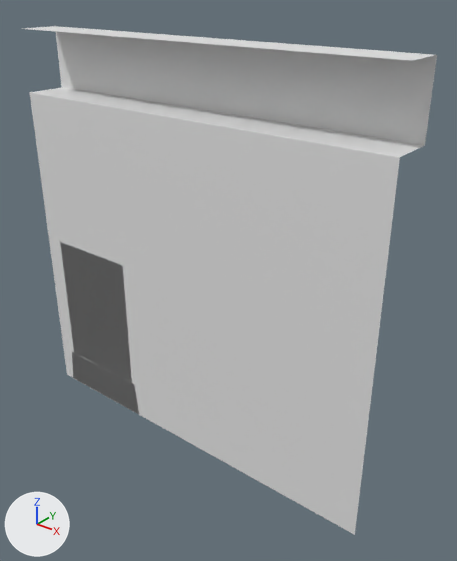
The FBX model SmugglerUnity/Assets/Models/urbanShops/wallAdsSide.fbx as it was, and as the next commit left it.
Rendered twice from a camera (50 mm lens) standing at (1.84, -4.74, 2.24) and looking at (0.14, -2.62, 0.92). The lights are fixed; the arrows at lower left show +X, +Y and +Z. Vertices at the same position are counted once.

Names of what the first picture shows: 'wallAdsSide'.
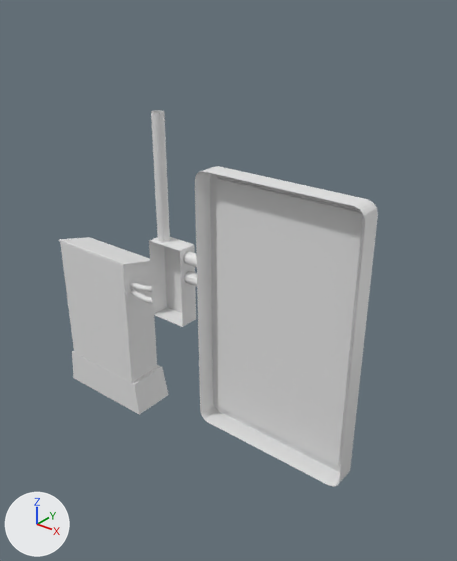
Where the change shows, as pixel boxes (x1, y1, x2, y2) in the pictures (457 x 561 px):
'wallAdsSide', reshaped (23% narrower, 26% shorter)
    before: (22, 26, 437, 535)
    after: (59, 110, 378, 487)
part 1 of me_mesh, deleted
    before: (22, 26, 437, 535)

The change, as a diff of the scene's bpy script:
```diff
--- a/SmugglerUnity/Assets/Models/urbanShops/wallAdsSide.fbx.py
+++ b/SmugglerUnity/Assets/Models/urbanShops/wallAdsSide.fbx.py
@@ me_mesh @@
 me_mesh.from_pydata(...)  # 1106 vertices, 947 faces; spans x -1.0..1.0, y -2.8..-2.55, z 0.0..2.0
 # used by ob_walladsside; location = (0.0, 0.0, 0.0)
+# me_mesh part 1: the loose piece of 16 vertices spanning x -1.0..1.0, y -2.8..-2.6, z 0.0..2.0 is deleted
```
